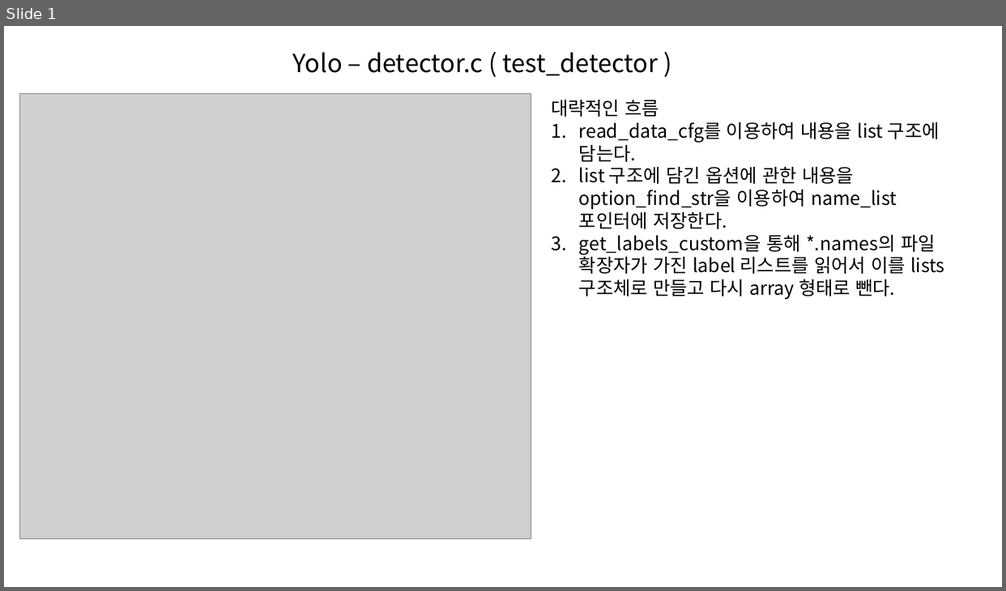
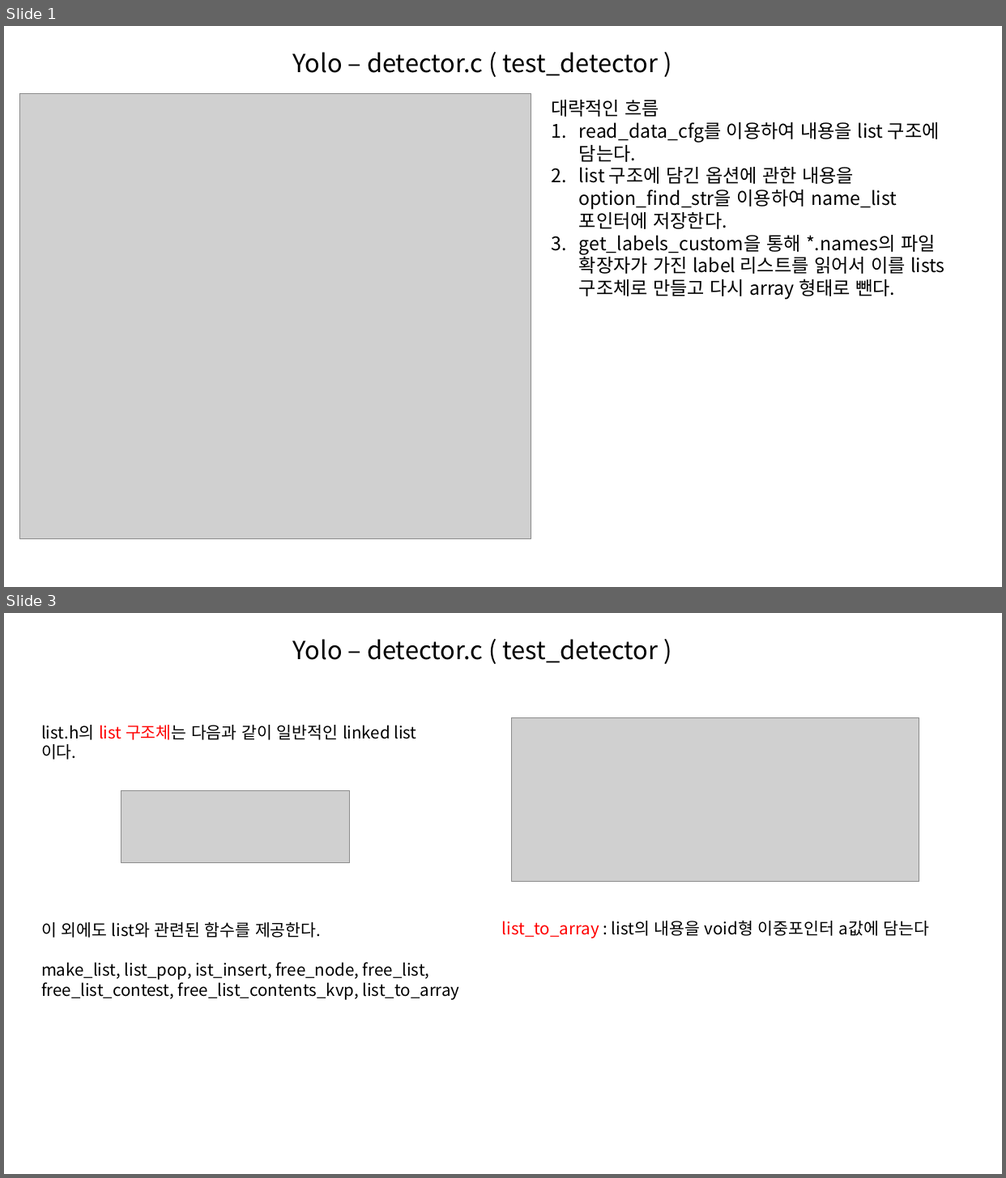
Before and after one commit to hotteock/my_proj, a slide deck: License plate recognition/yolo_code_review/yolo_code_review.pptx. Shown one above the other, each under a label of ours: slide 1 before the commit, slides 1 and 3 after it; the slides between them are not shown. The pictures are 1006x591 and 1006x1178 pixels, drawn with LibreOffice and Linux fonts; fonts in the diff are those of the drawing; grey boxes stand for pictures. Boxes give left, top, right and bottom in pixels: in the first picture for what was removed or moved away, otherwise in the second. Text is boxed around its words. In the diff, an @@ line names an element or a change of style, - is before the commit and + after.

```diff
--- a/License plate recognition/yolo_code_review/yolo_code_review.pptx
+++ b/License plate recognition/yolo_code_review/yolo_code_review.pptx
@@ slide 3 added at (4, 613, 1002, 1174), background #FFFFFF @@
@@ text added at (293, 639, 658, 663), 24 pt, text #000000 @@
+Yolo – detector.c ( test_detector )
@@ text added at (41, 725, 416, 760), 16 pt, text #000000 @@
+list.h의 list 구조체는 다음과 같이 일반적인 linked list 이다.
@@ picture added at (512, 718, 918, 882) @@
@@ picture added at (121, 790, 350, 863) @@
@@ text added at (41, 922, 459, 1000), 16 pt, text #000000 @@
+이 외에도 list와 관련된 함수를 제공한다.
+make_list, list_pop, ist_insert, free_node, free_list, free_list_contest, free_list_contents_kvp, list_to_array
@@ text added at (502, 921, 930, 939), 16 pt, text #000000 @@
+list_to_array : list의 내용을 void형 이중포인터 a값에 담는다
```
Also in this commit, not shown: 12 other slides added.
